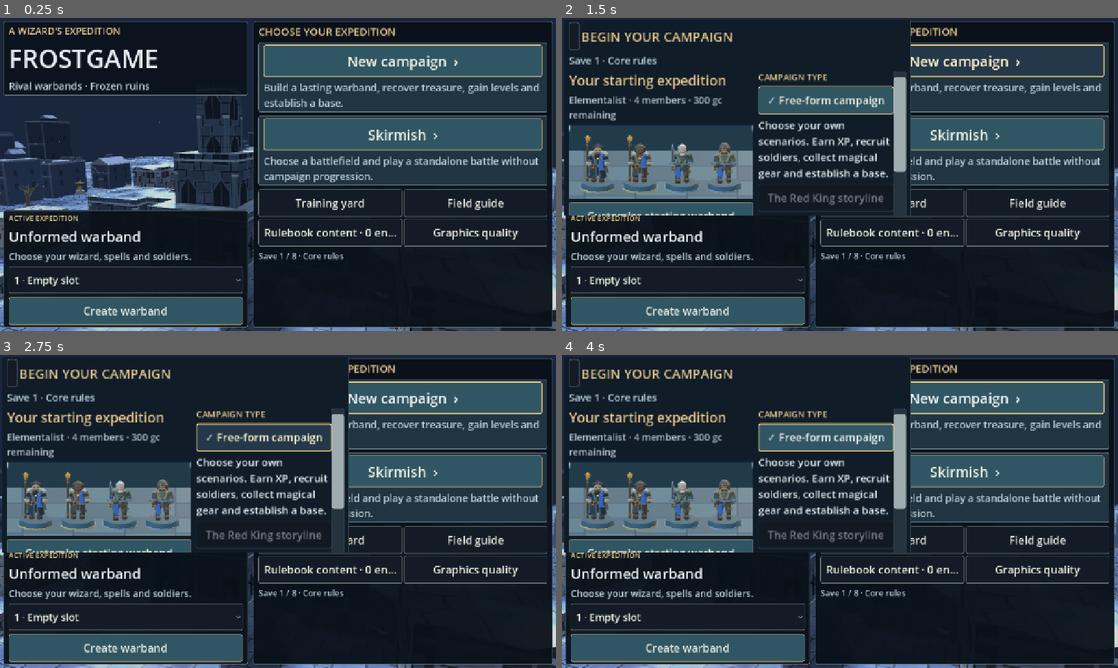
Above: before the commit, frames 1-4 (two rows, left to right).
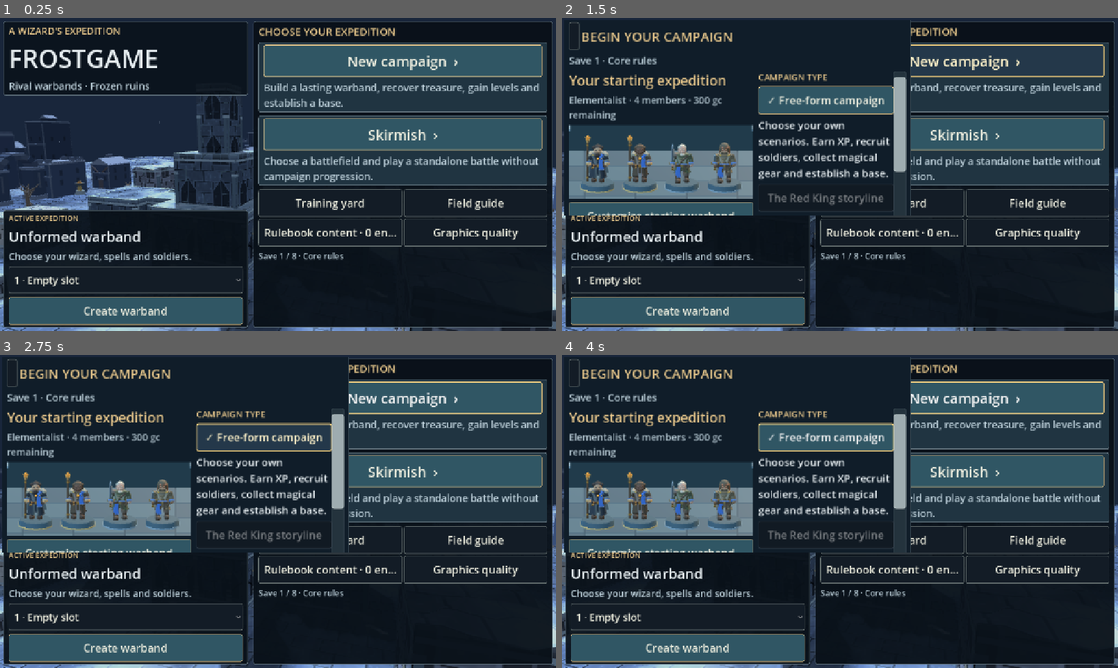
Above: after the commit, the same moments.

Repository: drag0nblad3/Frostgame
Game: Godot game, scene res://scenes/title.tscn
The game is run twice, just before and just after one commit, with the same random seed, the same clock (stepped at 60 frames per second) and the same inputs.
Inputs:
- Up to frame 1 (0.25 s): no input
- Up to frame 2 (1.5 s): click "New campaign ›" at 0.5 s; click "New campaign ›" at 1.25 s
- Up to frame 3 (2.75 s): click "✓ Free-form campaign" at 2 s
- Up to frame 4 (4 s): click "✓ Free-form campaign" at 2.75 s; click "Create free-form campaign" at 3.5 s

The runs differ from the first frame. In frame 1, 0.9% of the frame differs, in the area x 0-100%, y 25-100%; in frame 2, less than 0.1%; in frame 3, less than 0.1%; in frame 4, less than 0.1%.

Commit message:
Add varied frozen skyline, realm-specific scenery and refined terrain materials

Diff:
--- a/data/visual_palettes.json
+++ b/data/visual_palettes.json
@@ -13,12 +13,12 @@
   },
   "treasure_skirmish": {
     "name": "Winter daylight",
-    "sky": "20374a",
+    "sky": "29455b",
     "key": "f4e0c5",
     "fill": "a2cbed",
     "energy": 1.32,
     "ambient": 0.48,
-    "floor": "687781",
+    "floor": "70828d",
     "snow": 0.86,
     "flakes": 96
   },
@@ -40,7 +40,7 @@
     "fill": "b0bfcc",
     "energy": 1.26,
     "ambient": 0.52,
-    "floor": "777572",
+    "floor": "8a8070",
     "snow": 0.3,
     "flakes": 16
   },
@@ -84,7 +84,7 @@
     "fill": "b5b7cf",
     "energy": 1.1,
     "ambient": 0.58,
-    "floor": "5f6578",
+    "floor": "6c657d",
     "snow": 0.79,
     "flakes": 80
   },
@@ -205,7 +205,7 @@
     "fill": "9abde1",
     "energy": 1.26,
     "ambient": 0.56,
-    "floor": "666186",
+    "floor": "6a6089",
     "snow": 0,
     "flakes": 0
   },
@@ -260,7 +260,7 @@
     "fill": "a5a4e3",
     "energy": 1.26,
     "ambient": 0.56,
-    "floor": "73728c",
+    "floor": "494a6e",
     "snow": 0,
     "flakes": 0
   },
@@ -271,8 +271,19 @@
     "fill": "baa4d9",
     "energy": 1.26,
     "ambient": 0.56,
-    "floor": "74617c",
+    "floor": "69465e",
     "snow": 0.25,
     "flakes": 0
+  },
+  "sunken_streets": {
+    "name": "Cold canal morning",
+    "sky": "294759",
+    "key": "f8e0bc",
+    "fill": "92cce4",
+    "energy": 1.32,
+    "ambient": 0.53,
+    "floor": "627e87",
+    "snow": 0.8,
+    "flakes": 72
   }
 }
--- a/src/view/board_view.gd
+++ b/src/view/board_view.gd
@@ -178,7 +178,10 @@
 		mi.rotation.x = -slope if piece.ramp_rotated else 0.0
 		mi.rotation.z = 0.0 if piece.ramp_rotated else slope
 		mi.position = TableSpace.to_world(piece.rect.get_center(), (piece.ramp_start + piece.ramp_end) * 0.5 - 0.04)
-		mi.material_override = _mat(Color(0.87, 0.72, 0.38), 0.8)
+		var ramp_material := StoneFinish.material(Color("aa9975"))
+		ramp_material.set_shader_parameter("snow_amount",0.20)
+		ramp_material.set_shader_parameter("frost_detail",GraphicsQuality.mode()>0)
+		mi.material_override=ramp_material
 		return mi
 	if piece.circular:
 		var cylinder := CylinderMesh.new()
@@ -215,6 +218,8 @@
 		stone.set_shader_parameter("footprint_size",piece.rect.size)
 		stone.set_shader_parameter("walkable_roof",piece.kind.walkable_top)
 		stone.set_shader_parameter("building_height",h)
+		stone.set_shader_parameter("frost_detail",GraphicsQuality.mode()>0)
+		stone.set_shader_parameter("snow_amount",float(VisualPalette.for_scenario(scenario_id).get("snow",0.86)))
 		mi.material_override = stone
 	else:
 		mi.material_override = mat
--- a/src/view/city_scenery.gd
+++ b/src/view/city_scenery.gd
@@ -8,6 +8,9 @@
 	var root := Node3D.new()
 	root.name = "CityScenery"
 	if scenario in ["underground_library", "training_yard"]:
+		return root
+	if RealmScenery.special(scenario):
+		RealmScenery.build(root,board,scenario)
 		return root
 	var palette := VisualPalette.for_scenario(scenario)
 	var sky := Color(str(palette.get("sky","233849")))
@@ -34,6 +37,9 @@
 					h += 2.0+float(posmod(seed,7))*0.35
 				var w := 2.5+float(posmod(seed,5))*0.30
 				var d := 2.8+float(posmod(seed,7))*0.21
+				if i==count/2 and layer==0 and GraphicsQuality.mode()>0:
+					SkylineLandmarks.build(district,at,ground_y,tone,scenario,side,seed)
+					continue
 				_building(district,at,ground_y,h,w,d,tone,seed)
 				if GraphicsQuality.mode()>0:
 					DistrictArchitecture.finish(district,at,ground_y,h,w,d,tone,seed)
--- a/src/view/environment_dressing.gd
+++ b/src/view/environment_dressing.gd
@@ -10,13 +10,13 @@
 static func build(board: Board,scenario: String) -> Node3D:
 	var root := Node3D.new()
 	root.name="EnvironmentDressing"
-	if scenario=="red_king_mind":
+	if RealmScenery.special(scenario):
 		return root
 	var seed := absi(hash(board.id))
 	var indoor := scenario=="underground_library"
 	var snow := not indoor and scenario not in ["worm_hunts","red_king_bridge","red_king_ringworld"]
 	# Low, irregular patches near existing architecture, never across ramps.
-	for i in 64:
+	for i in (42 if GraphicsQuality.mode()==0 else 76):
 		var x := 0.75+float(posmod(seed+i*73,997))/997.0*(board.size.x-1.5)
 		var z := 0.75+float(posmod(seed+i*137,991))/991.0*(board.size.y-1.5)
 		var at := Vector2(x,z)
--- a/src/view/materials/frozen_stone.gdshader
+++ b/src/view/materials/frozen_stone.gdshader
@@ -3,6 +3,8 @@
 // World-space stonework: no stretched UVs, extra geometry or external texture assets.
 uniform vec4 stone_color : source_color = vec4(0.39, 0.43, 0.48, 1.0);
 uniform bool ground = false;
+uniform bool frost_detail = true;
+uniform bool realm_floor = false;
 uniform float snow_amount : hint_range(0.0, 1.0) = 1.0;
 uniform bool blind_arches = false;
 uniform vec2 footprint_origin = vec2(0.0);
@@ -94,6 +96,30 @@
 		float crack = (1.0-smoothstep(0.010,0.035,fracture))*smoothstep(0.54,0.72,noise2(vec2(u,world_pos.y)*0.54));
 		rock *= 1.0-crack*0.62;
 	}
+	// Frost accumulates in the joints and as narrow chips along exposed tops.
+	// Keep the extra procedural samples off the Performance profile.
+	if (frost_detail && !realm_floor) {
+		float crystalline = noise2(p*3.4+vec2(12.0,5.0));
+		float mortar_frost = (1.0-wide)*smoothstep(0.55,0.83,crystalline)*snow_amount;
+		rock = mix(rock,vec3(0.52,0.64,0.69),mortar_frost*0.63);
+		float flecks = smoothstep(0.77,0.91,chips);
+		rock += vec3(0.040,0.052,0.060)*flecks;
+		if (ground) {
+			float bank = smoothstep(0.57,0.80,drift);
+			ice = mix(ice,vec3(0.90,0.94,0.96),bank*0.62);
+			rock = mix(rock,rock*0.70,smoothstep(0.52,0.80,drift)*0.10);
+		} else if (!top) {
+			float cap = smoothstep(building_height-0.34,building_height-0.05,world_pos.y);
+			rock = mix(rock,vec3(0.69,0.79,0.84),cap*snow_amount*0.5);
+		}
+	}
+	if (realm_floor && ground) {
+		// Broken planes use subdued vein lines rather than ordinary city streets.
+		float vein = abs(fract(horizontal.x*0.22+horizontal.y*0.17+noise2(horizontal*0.12)*0.45)-0.5);
+		float seam = 1.0-smoothstep(0.008,0.024,vein);
+		rock = mix(rock,stone_color.rgb*1.45,seam*0.45);
+		snow = 0.0;
+	}
 	vec3 surface_color = mix(rock, ice, snow * 0.90);
 	if (ground && battle_boundary && top) {
 		// The playable extent is marked by a thin inlaid stone band, not a raised frame.
--- /dev/null
+++ b/src/view/realm_scenery.gd
@@ -0,0 +1,64 @@
+class_name RealmScenery
+extends RefCounted
+## Abstract exterior monuments for encounters outside the normal city.
+const REALMS := ["red_king_mind","red_king_bridge","red_king_ringworld","red_king_tethers"]
+
+
+static func special(id: String) -> bool:
+	return id in REALMS
+
+
+static func build(root: Node3D,board: Board,scenario: String) -> void:
+	var base := Color("473b65") if scenario!="red_king_ringworld" else Color("713e53")
+	var edge := Color("9cadd0") if scenario!="red_king_ringworld" else Color("df9b7d")
+	for side in 4:
+		var district := Node3D.new()
+		district.name="District%d"%side
+		root.add_child(district)
+		var length := board.size.x if side%2==0 else board.size.y
+		var count := 3 if GraphicsQuality.mode()==0 else 5
+		for i in count:
+			var u := (i+0.5)*length/count
+			var gap := 5.0+float(posmod(i*7+side*3,6))
+			var p := Vector2(u,-gap) if side==0 else (Vector2(board.size.x+gap,u) if side==1 else (Vector2(u,board.size.y+gap) if side==2 else Vector2(-gap,u)))
+			var at := Vector3(p.x,0,p.y)
+			var seed := side*11+i*3
+			match scenario:
+				"red_king_mind":
+					_memory(district,at,base,edge,seed)
+				"red_king_bridge":
+					_shard(district,at,base,edge,seed)
+				_:
+					_pillar(district,at,base,edge,seed)
+		MiniatureBatch.bake(district)
+		for child in district.get_children():
+			if child is MeshInstance3D:
+				child.cast_shadow=GeometryInstance3D.SHADOW_CASTING_SETTING_OFF
+
+
+static func _memory(root: Node3D,at: Vector3,base: Color,edge: Color,seed: int) -> void:
+	var h := 2.3+float(seed%5)*0.55
+	for x: float in [-0.7,0.7]:
+		MiniatureFactory.box(root,at+Vector3(x,h*0.5,0),Vector3(0.33,h,0.40),base)
+	MiniatureFactory.box(root,at+Vector3(0,h,0),Vector3(1.80,0.22,0.48),edge.darkened(0.3))
+	var shard := MiniatureFactory.box(root,at+Vector3(0,h*0.57,0.12),Vector3(0.78,1.1,0.20),edge.darkened(0.12))
+	shard.rotation.z=0.30*sin(seed)
+
+
+static func _shard(root: Node3D,at: Vector3,base: Color,edge: Color,seed: int) -> void:
+	var h := 1.7+float(seed%6)*0.45
+	var spike := MiniatureFactory.cylinder(root,at+Vector3.UP*h*0.5,0.05,0.85,h,base)
+	spike.rotation.z=0.22*sin(seed)
+	for i in 2:
+		var small := MiniatureFactory.cylinder(root,at+Vector3((i-0.5)*1.4,0.7,0.5),0.03,0.43,1.4,edge.darkened(0.24))
+		small.rotation.z=(i-0.5)*0.4
+
+
+static func _pillar(root: Node3D,at: Vector3,base: Color,edge: Color,seed: int) -> void:
+	var h := 3.1+float(seed%4)*0.55
+	MiniatureFactory.box(root,at+Vector3.UP*0.18,Vector3(1.72,0.36,1.72),base.darkened(0.15))
+	MiniatureFactory.cylinder(root,at+Vector3.UP*h*0.5,0.39,0.68,h,base)
+	for y in [h*0.35,h*0.80]:
+		MiniatureFactory.cylinder(root,at+Vector3.UP*y,0.70,0.70,0.10,edge.darkened(0.2))
+	var crown := MiniatureFactory.box(root,at+Vector3.UP*(h+0.35),Vector3(0.72,0.72,0.72),edge)
+	crown.rotation=Vector3(0.62,0.4,0.62)
--- /dev/null
+++ b/src/view/skyline_landmarks.gd
@@ -0,0 +1,62 @@
+class_name SkylineLandmarks
+extends RefCounted
+## Distinct non-playable architecture beyond the board. Baked into the district.
+
+
+static func build(root: Node3D,at: Vector2,ground: float,tone: Color,scenario: String,side: int,seed: int) -> void:
+	var site := Node3D.new()
+	root.add_child(site)
+	site.position=Vector3(at.x,ground,at.y)
+	site.rotation.y=side*PI*0.5
+	var stone := tone.darkened(0.18)
+	var trim := tone.lightened(0.20)
+	if scenario in ["mausoleum","complex_temple","living_museum","silent_tower"] or seed%3==0:
+		_gate(site,stone,trim)
+	elif seed%3==1:
+		_turret(site,stone,trim)
+	else:
+		_hall(site,stone,trim)
+	MiniatureBatch.bake(site)
+	for child in site.get_children():
+		if child is MeshInstance3D:
+			child.cast_shadow=GeometryInstance3D.SHADOW_CASTING_SETTING_OFF
+
+
+static func _gate(root: Node3D,stone: Color,trim: Color) -> void:
+	# Open archway is entirely outside the tactical surface.
+	for x: float in [-1.70,1.70]:
+		MiniatureFactory.box(root,Vector3(x,1.75,0),Vector3(1.15,3.5,1.8),stone)
+		MiniatureFactory.box(root,Vector3(x,0.22,0),Vector3(1.42,0.44,2.0),trim)
+		MiniatureFactory.box(root,Vector3(x,3.40,0),Vector3(1.36,0.26,2.0),trim)
+		for z: float in [-0.92,0.92]:
+			MiniatureFactory.box(root,Vector3(x,2.1,z),Vector3(0.16,1.7,0.07),trim.darkened(0.25))
+	for i in 9:
+		var angle := PI*float(i)/8.0
+		var node := MiniatureFactory.box(root,Vector3(cos(angle)*1.70,3.25+sin(angle)*1.55,0),Vector3(0.60,0.53,1.62),stone.lightened((i%3)*0.06))
+		node.rotation.z=angle-PI*0.5
+	MiniatureFactory.box(root,Vector3(0,5.02,0),Vector3(1.08,0.25,1.86),trim)
+
+
+static func _turret(root: Node3D,stone: Color,trim: Color) -> void:
+	MiniatureFactory.cylinder(root,Vector3(0,2.7,0),1.42,1.67,5.4,stone)
+	for y: float in [0.28,2.15,4.85]:
+		MiniatureFactory.cylinder(root,Vector3(0,y,0),1.72,1.72,0.20,trim)
+	var roof := MiniatureFactory.cylinder(root,Vector3(0,6.30,0),0.08,1.72,1.8,trim.darkened(0.18))
+	for i in 4:
+		var a := TAU*i/4.0
+		var window := MiniatureFactory.box(root,Vector3(cos(a)*1.44,3.3,sin(a)*1.44),Vector3(0.36,1.08,0.06),stone.darkened(0.45))
+		window.rotation.y=PI*0.5-a
+	MiniatureFactory.sphere(root,Vector3(0,7.28,0),Vector3.ONE*0.24,Color("b3a378"))
+
+
+static func _hall(root: Node3D,stone: Color,trim: Color) -> void:
+	MiniatureFactory.box(root,Vector3(0,1.75,0),Vector3(4.4,3.5,2.9),stone)
+	var shape := PrismMesh.new()
+	shape.size=Vector3(4.55,1.55,3.05)
+	MiniatureFactory.mesh(root,shape,Vector3(0,4.20,0),trim)
+	for x: float in [-1.65,0.0,1.65]:
+		MiniatureFactory.box(root,Vector3(x,1.72,-1.48),Vector3(0.20,3.4,0.20),trim.darkened(0.2))
+		MiniatureFactory.box(root,Vector3(x+0.45,2.15,-1.49),Vector3(0.44,0.90,0.065),stone.darkened(0.43))
+	for x: float in [-1.6,1.6]:
+		MiniatureFactory.box(root,Vector3(x,4.65,0.60),Vector3(0.53,1.32,0.56),stone.darkened(0.16))
+		MiniatureFactory.box(root,Vector3(x,5.34,0.60),Vector3(0.68,0.16,0.70),trim)
--- a/src/view/stone_finish.gd
+++ b/src/view/stone_finish.gd
@@ -28,9 +28,11 @@
 	var palette := VisualPalette.for_scenario(board.id if scenario.is_empty() else scenario)
 	var mat := material(Color(str(palette.get("floor", "687781"))), true)
 	mat.set_shader_parameter("snow_amount", float(palette.get("snow", 0.86)))
+	mat.set_shader_parameter("frost_detail",GraphicsQuality.mode()>0)
+	mat.set_shader_parameter("realm_floor",RealmScenery.special(scenario))
 	mat.set_shader_parameter("footprint_size",board.size)
 	mat.set_shader_parameter("battle_boundary",true)
-	mat.set_shader_parameter("city_paving",scenario not in ["underground_library","worm_hunts","training_yard"] and board.id not in ["underground_library","worm_hunts","training_yard"])
+	mat.set_shader_parameter("city_paving",not RealmScenery.special(scenario) and scenario not in ["underground_library","worm_hunts","training_yard"] and board.id not in ["underground_library","worm_hunts","training_yard"])
 	node.material_override = mat
 	node.cast_shadow = GeometryInstance3D.SHADOW_CASTING_SETTING_OFF
 	return node
